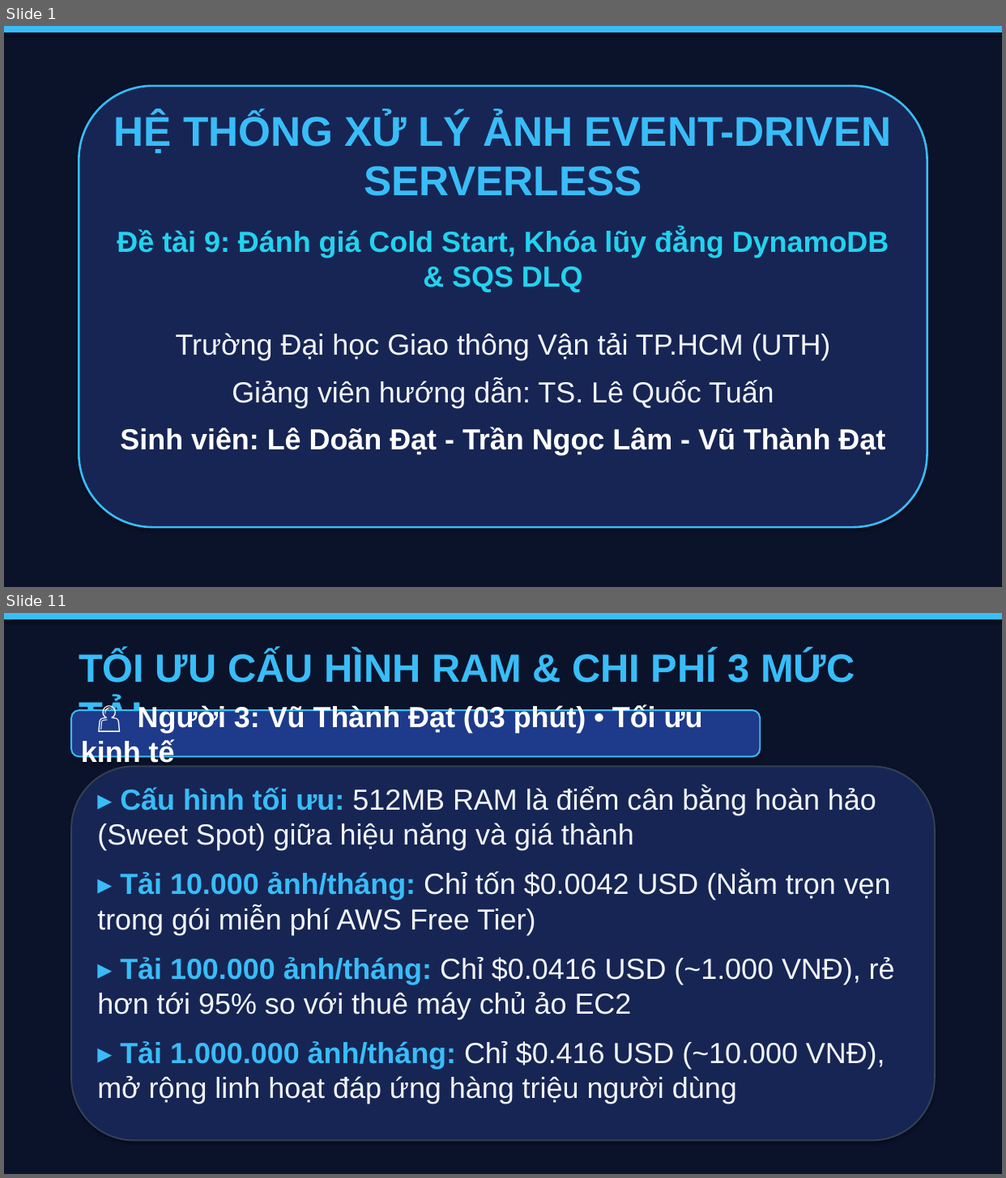
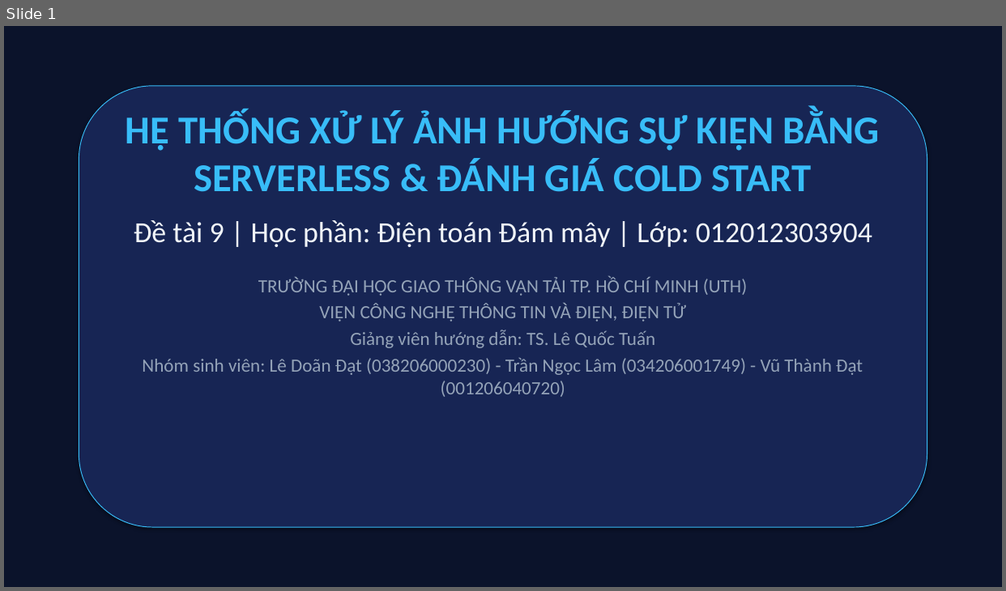
Before and after one commit to datdanghoccode/DTDM_XuLyAnh_Serverless, a slide deck: docs/DTDM_ThuyetTrinh_DeTai9.pptx. Shown one above the other, each under a label of ours: slides 1 and 11 before the commit, slide 1 after it; the slides between them are not shown. The pictures are 1006x1178 and 1006x591 pixels, drawn with LibreOffice and Linux fonts; fonts in the diff are those of the drawing. Boxes give left, top, right and bottom in pixels: in the first picture for what was removed or moved away, otherwise in the second. Text is boxed around its words. In the diff, an @@ line names an element or a change of style, - is before the commit and + after.

Commit message:
docs: cap nhat 24 slide thuyet trinh 3 thanh vien va bieu do minh chung

```diff
--- a/docs/DTDM_ThuyetTrinh_DeTai9.pptx
+++ b/docs/DTDM_ThuyetTrinh_DeTai9.pptx
@@ slide 11 removed at bbox=[4, 613, 1002, 1174], background #FFFFFF @@
@@ rectangle removed at bbox=[4, 613, 1002, 1174] @@
@@ rectangle removed at bbox=[4, 613, 1002, 619] @@
@@ text removed at bbox=[79, 651, 854, 683] @@
-TỐI ƯU CẤU HÌNH RAM & CHI PHÍ 3 MỨC TẢI
@@ rounded rectangle removed at bbox=[71, 710, 760, 756] @@
-👤 Người 3: Vũ Thành Đạt (03 phút) • Tối ưu kinh tế
@@ rounded rectangle removed at bbox=[71, 766, 935, 1141] @@
@@ text removed at bbox=[97, 787, 895, 1104] @@
-▸ Cấu hình tối ưu: 512MB RAM là điểm cân bằng hoàn hảo (Sweet Spot) giữa hiệu năng và giá thành
-▸ Tải 10.000 ảnh/tháng: Chỉ tốn $0.0042 USD (Nằm trọn vẹn trong gói miễn phí AWS Free Tier)
-▸ Tải 100.000 ảnh/tháng: Chỉ $0.0416 USD (~1.000 VNĐ), rẻ hơn tới 95% so với thuê máy chủ ảo EC2
-▸ Tải 1.000.000 ảnh/tháng: Chỉ $0.416 USD (~10.000 VNĐ), mở rộng linh hoạt đáp ứng hàng triệu người dùng
@@ slide 1 changed as well @@
@@ rectangle removed at bbox=[4, 26, 1002, 32] @@
@@ rounded rectangle at bbox=[79, 86, 927, 527]: outline #38BDF8 2 pt to #38BDF8 0.75 pt @@
@@ text at bbox=[126, 111, 880, 322]: text changed; size 28 to 18 pt; font Arial to Calibri; text colour #22D3EE to #94A3B8; bold off @@
-HỆ THỐNG XỬ LÝ ẢNH EVENT-DRIVEN SERVERLESS
-Đề tài 9: Đánh giá Cold Start, Khóa lũy đẳng DynamoDB & SQS DLQ
-Trường Đại học Giao thông Vận tải TP.HCM (UTH)
+HỆ THỐNG XỬ LÝ ẢNH HƯỚNG SỰ KIỆN BẰNG SERVERLESS & ĐÁNH GIÁ COLD START
+Đề tài 9 | Học phần: Điện toán Đám mây | Lớp: 012012303904
+TRƯỜNG ĐẠI HỌC GIAO THÔNG VẬN TẢI TP. HỒ CHÍ MINH (UTH)
+VIỆN CÔNG NGHỆ THÔNG TIN VÀ ĐIỆN, ĐIỆN TỬ
@@ text at bbox=[350, 330, 655, 348]: size 28 to 18 pt, font Arial to Calibri, text colour #F1F5F9 to #94A3B8 in "Giảng viên hướng dẫn: TS. Lê Quốc ..."; less space between paragraphs @@
@@ text at bbox=[142, 358, 863, 397]: text changed; size 28 to 18 pt; font Arial to Calibri; text colour #FFFFFF to #94A3B8; bold off @@
-Sinh viên: Lê Doãn Đạt - Trần Ngọc Lâm - Vũ Thành Đạt
+Nhóm sinh viên: Lê Doãn Đạt (038206000230) - Trần Ngọc Lâm (034206001749) - Vũ Thành Đạt (001206040720)
```
Also in this commit, not shown: 2 other slides changed, 21 slides added, 10 other slides removed, 4 other files.
